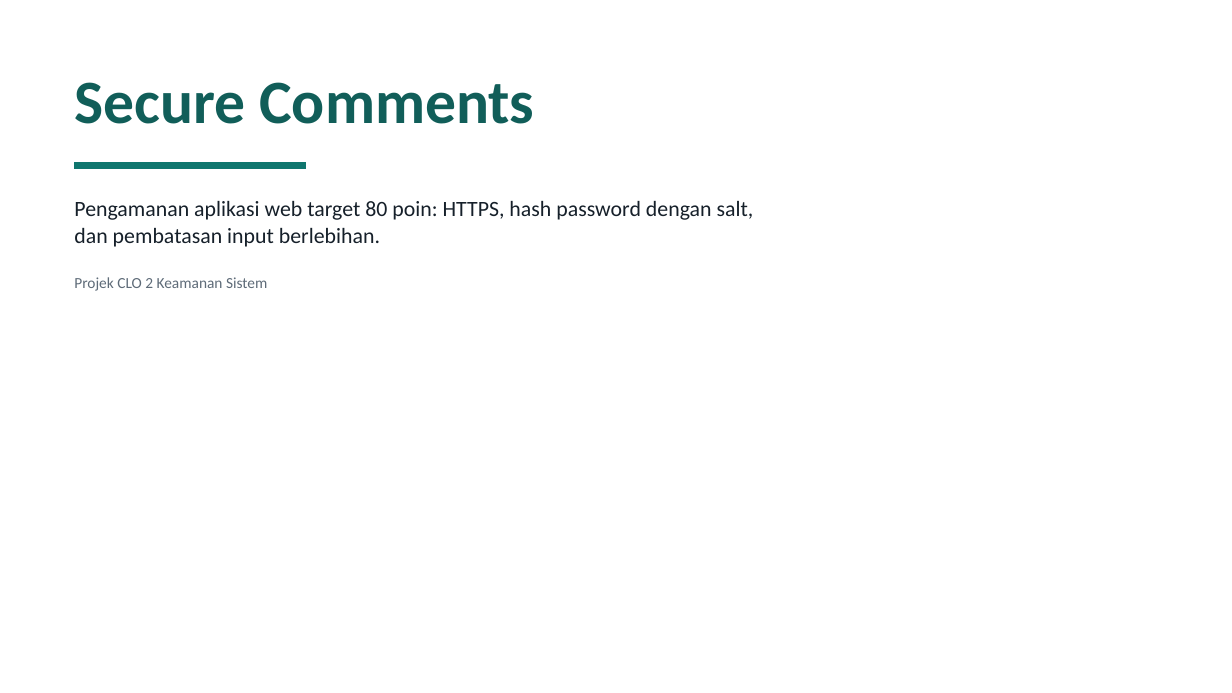
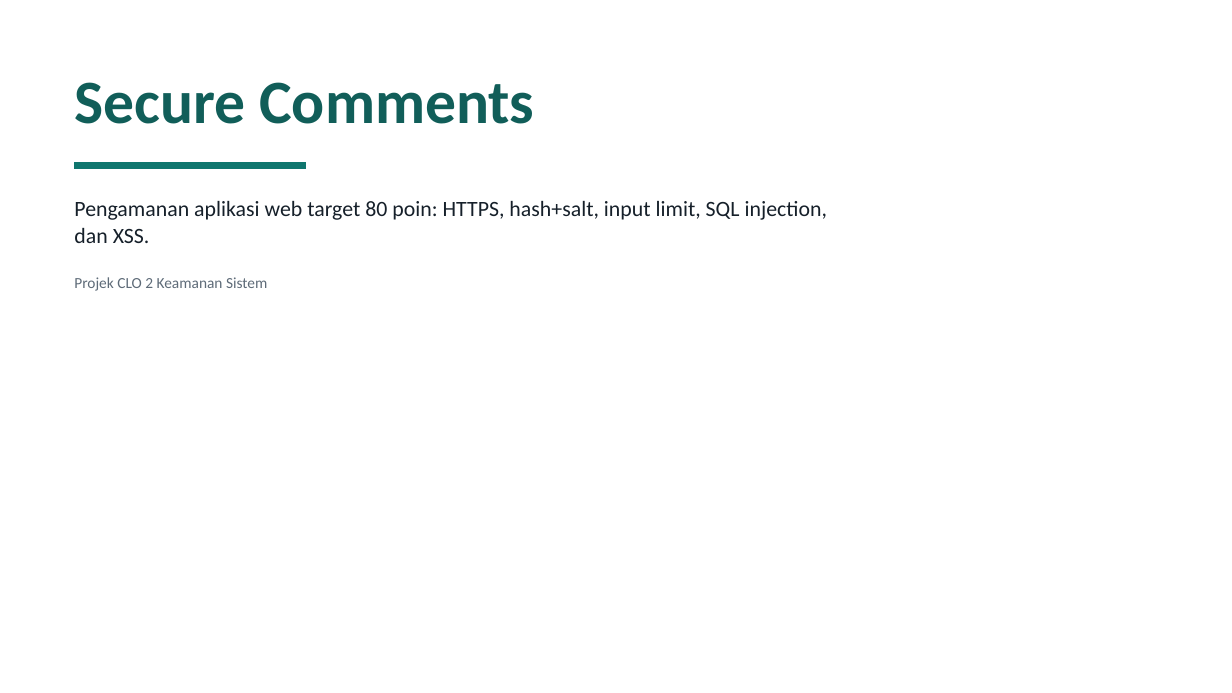
Before and after one commit to ArdeezYy/mawang_clo2, a slide deck: slide 1 of presentation/output/CLO2_Secure_Comments.pptx. Drawn at 1232x693 pixels with LibreOffice and Linux fonts; fonts in the diff are those of the drawing. Boxes give left, top, right and bottom in pixels: in the first picture for what was removed or moved away, otherwise in the second. Text is boxed around its words. In the diff, an @@ line names an element or a change of style, - is before the commit and + after.

Commit message:
Align CLO2 documentation with target 80

```diff
--- a/presentation/output/CLO2_Secure_Comments.pptx
+++ b/presentation/output/CLO2_Secure_Comments.pptx
@@ text at (74, 201, 827, 243): text changed @@
-Pengamanan aplikasi web target 80 poin: HTTPS, hash password dengan salt, dan pembatasan input berlebihan.
+Pengamanan aplikasi web target 80 poin: HTTPS, hash+salt, input limit, SQL injection, dan XSS.
```
Also in this commit, not shown: 5 other slides changed, 6 other files.
